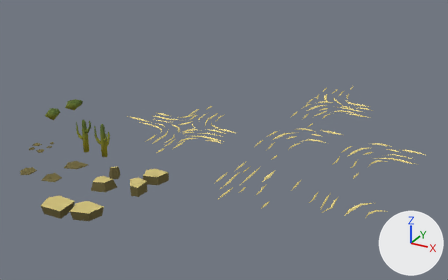
The Blender file Source Assets/Environment Props.blend, before and after one commit.
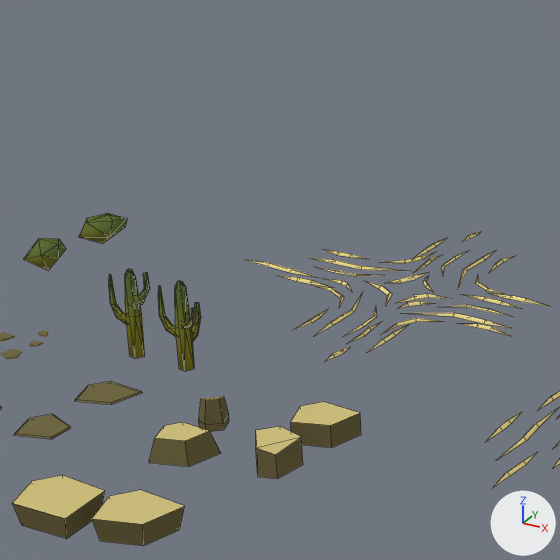
Each version appears first whole from a camera (50 mm lens) standing at (28.8, -54.6, 31.7) and looking at (-5.7, 8.2, 0.3), and next in a close-up on the part from 8% to 54% of the width and 7% to 81% of the height. Lighting does not change. The marker at lower right points along +X, +Y and +Z. The close-ups show mesh edges as thin lines.

The first close-up shows 'Arbust 02', 'Cactus 01', 'Cactus 02', 'Dust Curve 03', 'Rock 01', 'Rock 02', 'Rock 03', 'Rock 04', 'Rock 05', 'Rock 06', 'Rock 09', 'Rock 10'.
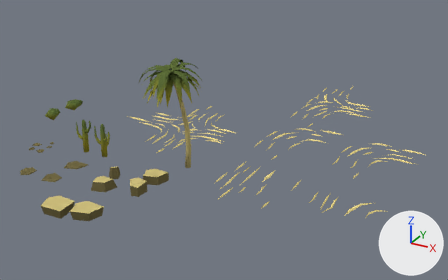
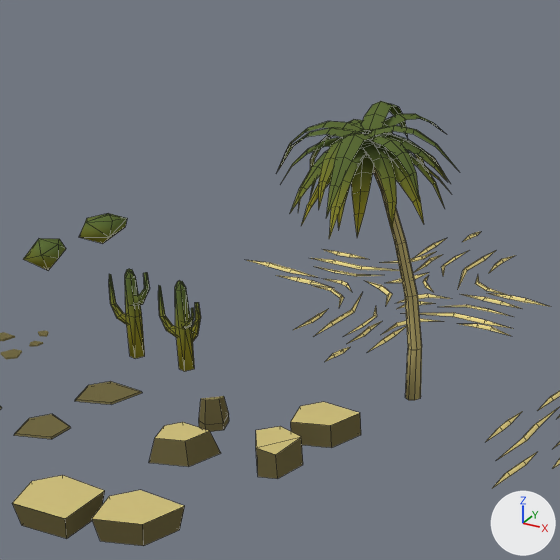
Edits to the bpy script that builds the scene:
```text
Add me_coconut_tree:
    me_coconut_tree.from_pydata(...)  # 570 vertices, 332 faces; spans x -5.34..2.17, y -4.96..3.41, z 0.0..12.5
    me_coconut_tree.polygons.foreach_set('use_smooth', [True] * 332)
    me_coconut_tree.materials.append(mat_material)  # picture img_environment_texture_png
Add ob_coconut_tree:
    ob_coconut_tree = bpy.data.objects.new('Coconut Tree', me_coconut_tree)
    ob_coconut_tree.location = (-6.0, 0.0, 0.0)
```

Boxes (x1, y1, x2, y2) around the edits, measured in the close-ups (560 x 560 px):
'Coconut Tree', added: after (277, 101, 459, 400)
